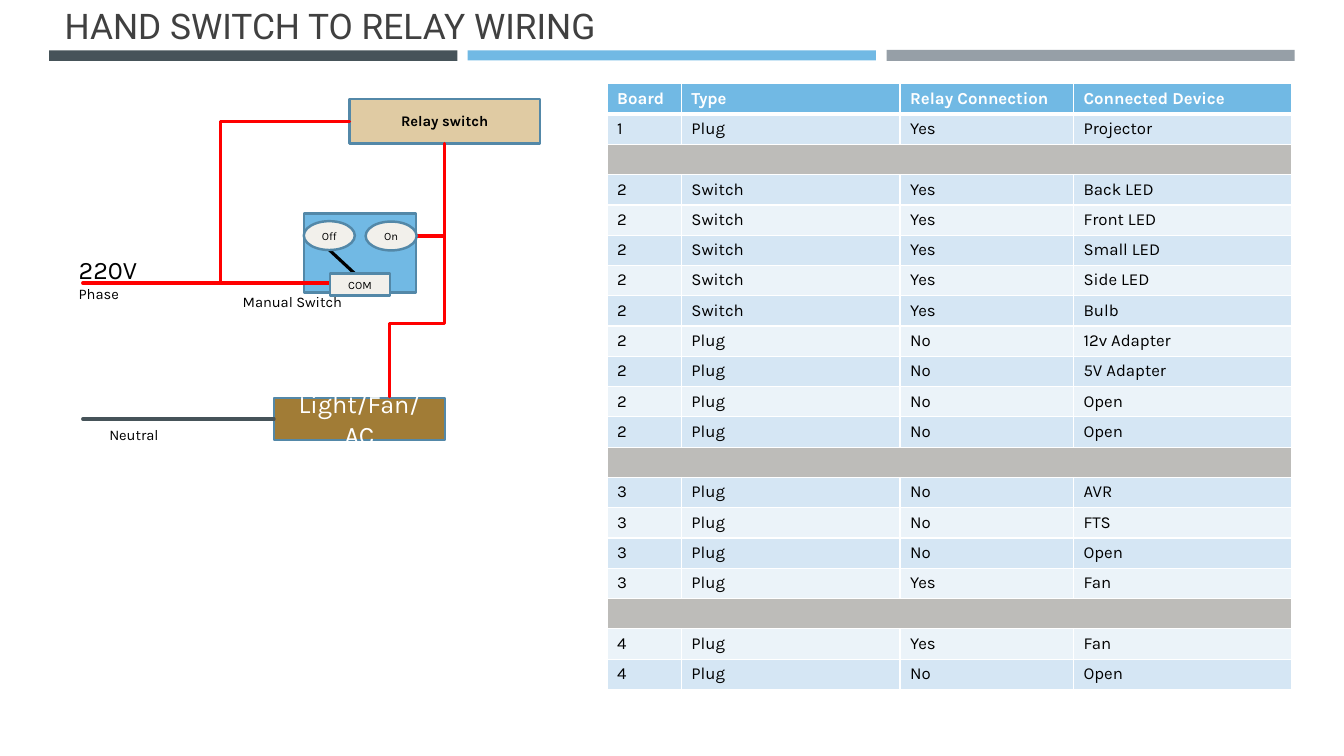
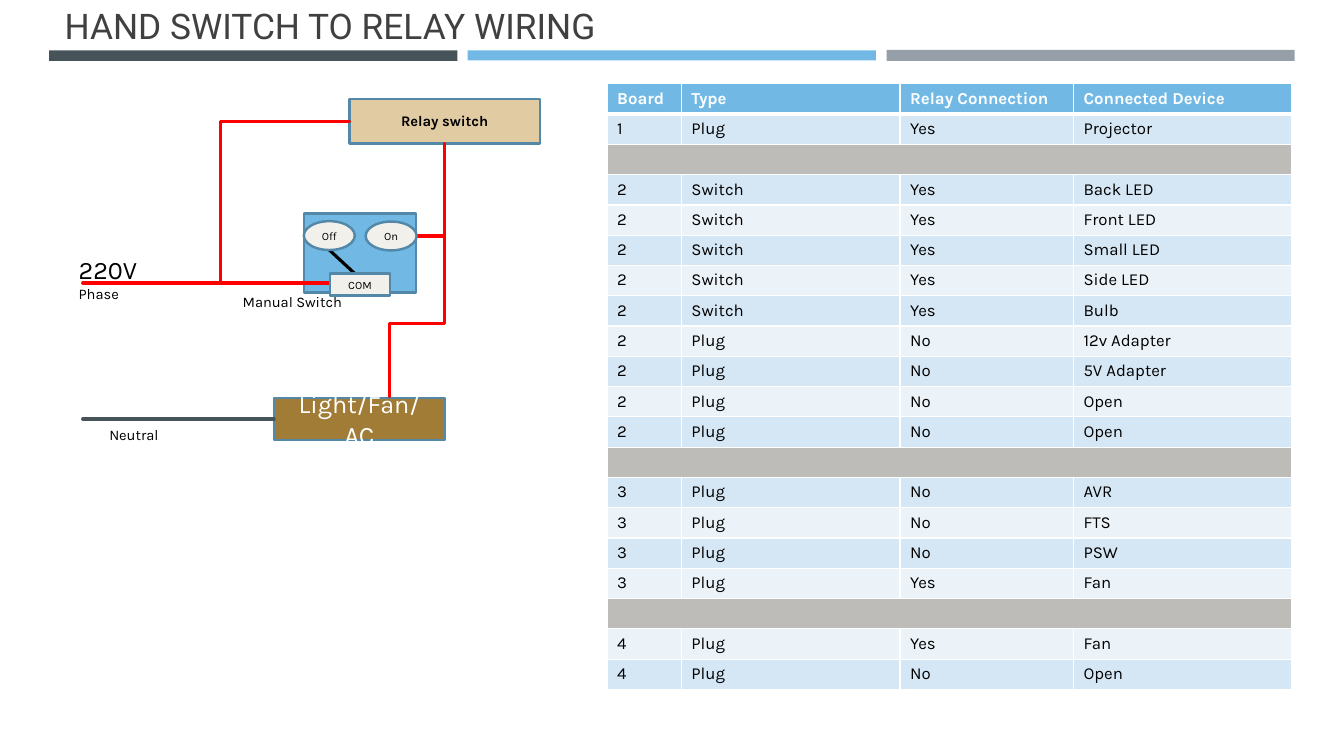
Before and after one commit to buddydip/IotStarter, a slide deck: slide 6 of HomeAutomation.pptx. Drawn at 1344x756 pixels with LibreOffice and Linux fonts; fonts in the diff are those of the drawing. Boxes give left, top, right and bottom in pixels: in the first picture for what was removed or moved away, otherwise in the second. Text is boxed around its words. In the diff, an @@ line names an element or a change of style, - is before the commit and + after.

```diff
--- a/HomeAutomation.pptx
+++ b/HomeAutomation.pptx
@@ table at bbox=[607, 84, 1292, 689] @@
-row 16, column 4: Open
+row 16, column 4: PSW
```
Also in this commit, not shown: 3 other slides changed.
